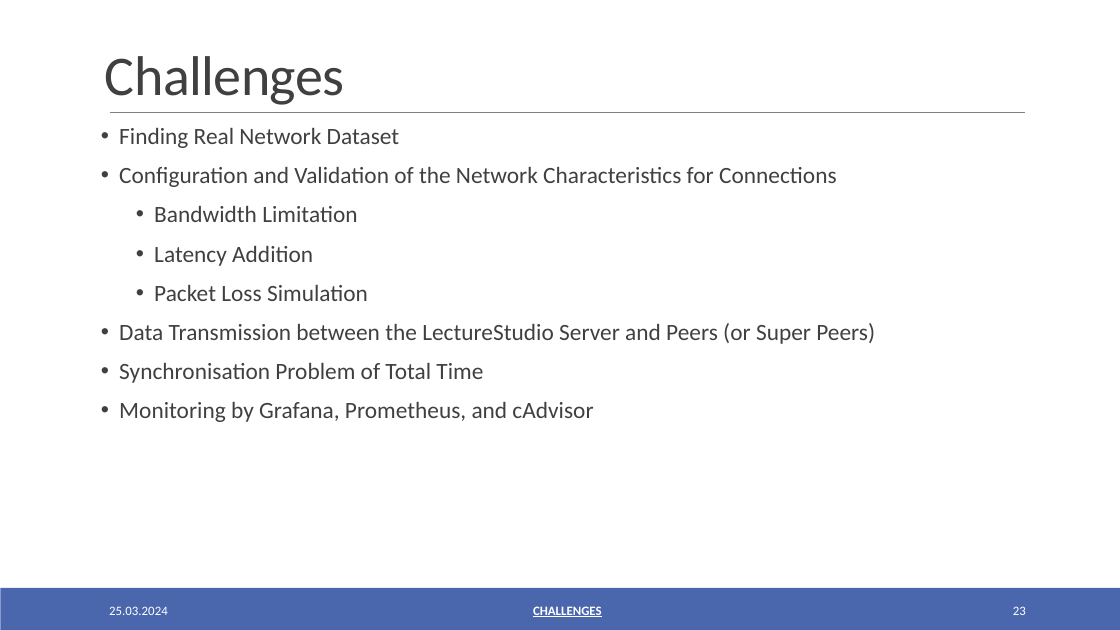
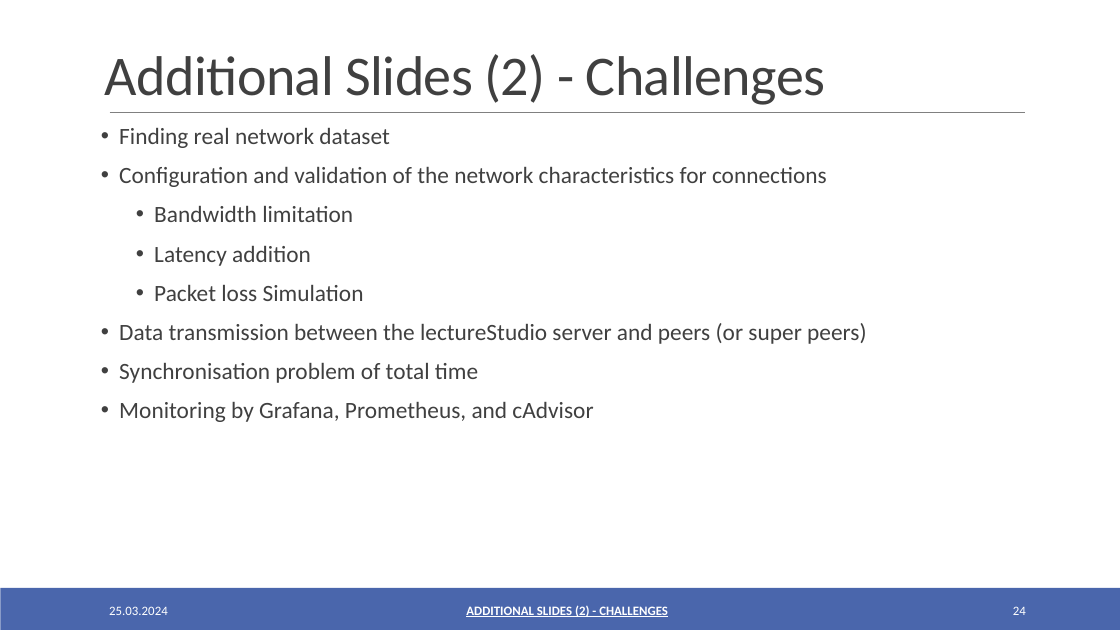
Before and after one commit to oezcankaraca/abschlussvortrag, a slide deck: slide 24 of Abschlussvortrag.pptx (slide 23 before the commit). Drawn at 1120x630 pixels with LibreOffice and Linux fonts; fonts in the diff are those of the drawing. Boxes give left, top, right and bottom in pixels: in the first picture for what was removed or moved away, otherwise in the second. Text is boxed around its words. In the diff, an @@ line names an element or a change of style, - is before the commit and + after.

```diff
--- a/Abschlussvortrag.pptx
+++ b/Abschlussvortrag.pptx
@@ title at bbox=[105, 54, 825, 105]: text changed @@
-Challenges
+Additional Slides (2) - Challenges
@@ text at bbox=[119, 128, 866, 383]: text changed @@
-• Finding Real Network Dataset
-• Configuration and Validation of the Network Characteristics for Connections
-  • Bandwidth Limitation
-  • Latency Addition
-  • Packet Loss Simulation
-• Data Transmission between the LectureStudio Server and Peers (or Super Peers)
-• Synchronisation Problem of Total Time
+• Finding real network dataset
+• Configuration and validation of the network characteristics for connections
+  • Bandwidth limitation
+  • Latency addition
+  • Packet loss Simulation
+• Data transmission between the lectureStudio server and peers (or super peers)
+• Synchronisation problem of total time
@@ text at bbox=[466, 605, 668, 617]: text changed @@
-CHALLENGES
+ADDITIONAL SLIDES (2) - CHALLENGES
@@ page number at bbox=[1013, 606, 1026, 615]: text changed @@
-23
+24
```
Also in this commit, not shown: 17 other slides changed, 2 slides added, 2 other files.
